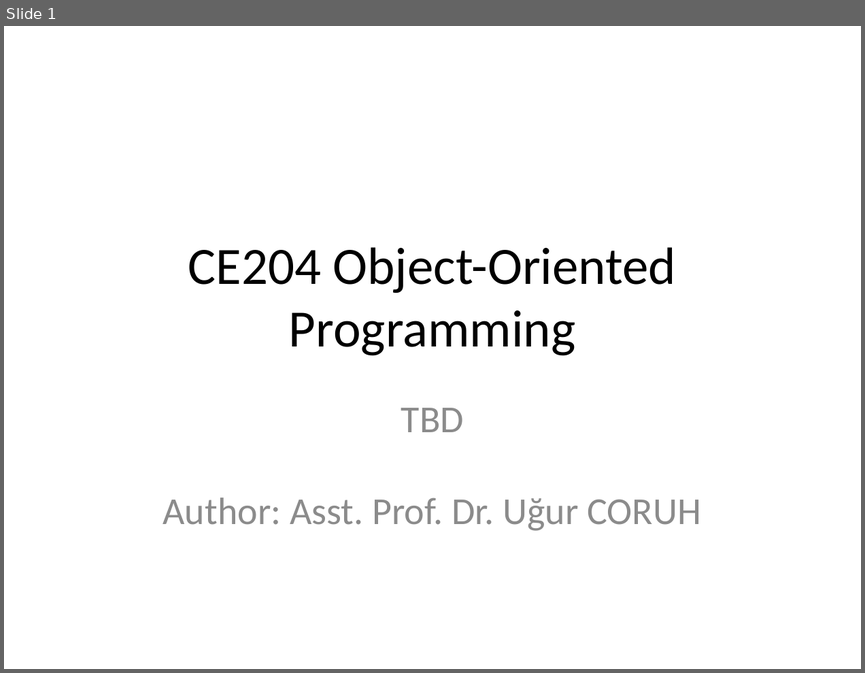
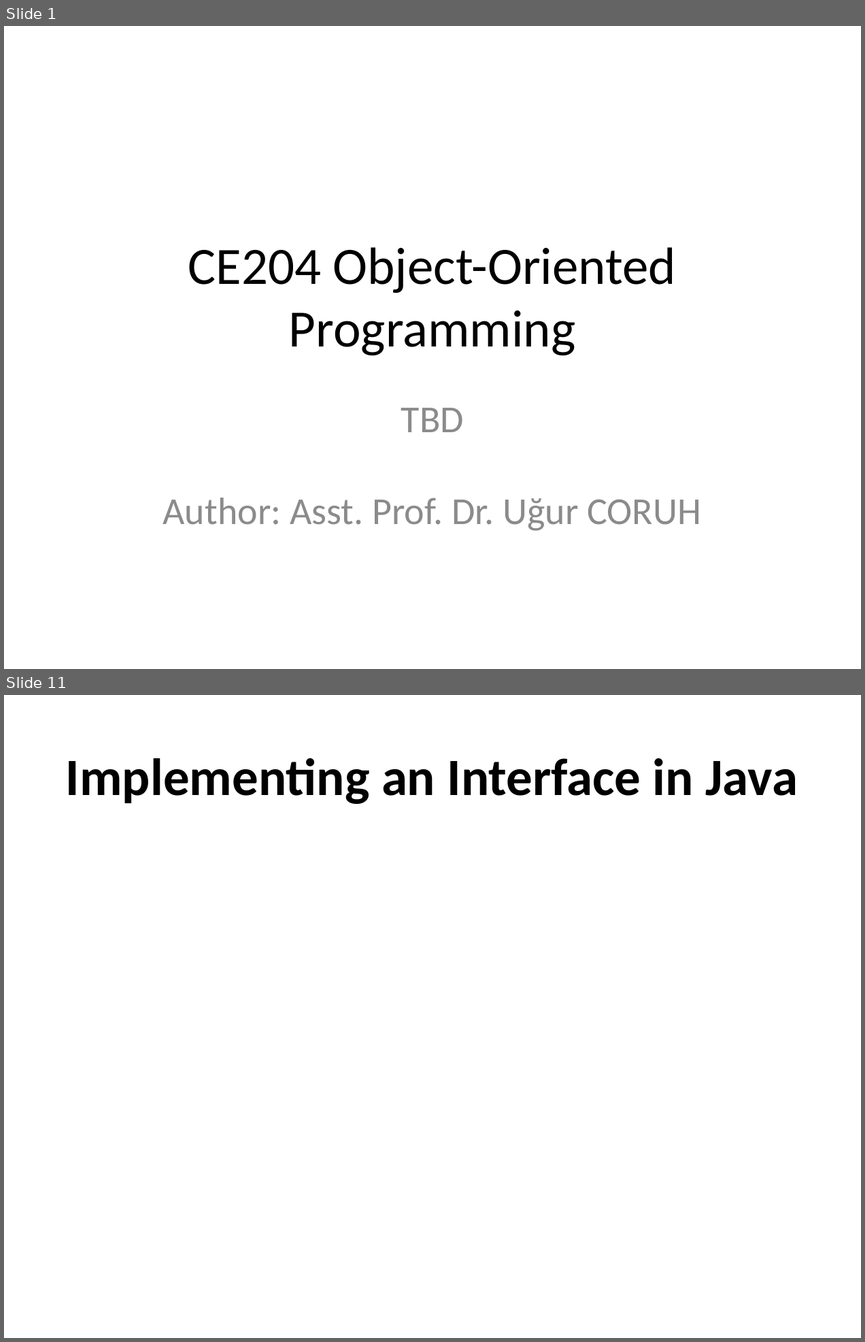
Before and after one commit to ucoruh/ce204-object-oriented-programming, a slide deck: docs/week-3/ce204-week-3.md_word.pptx. Shown one above the other, each under a label of ours: slide 1 before the commit, slides 1 and 11 after it; the slides between them are not shown. The pictures are 865x673 and 865x1342 pixels, drawn with LibreOffice and Linux fonts; fonts in the diff are those of the drawing. Boxes give left, top, right and bottom in pixels: in the first picture for what was removed or moved away, otherwise in the second. Text is boxed around its words. In the diff, an @@ line names an element or a change of style, - is before the commit and + after.

```diff
--- a/docs/week-3/ce204-week-3.md_word.pptx
+++ b/docs/week-3/ce204-week-3.md_word.pptx
@@ slide 11 added at box(4, 695, 861, 1338), background #FFFFFF @@
@@ title added at box(66, 758, 798, 804), 44 pt, text #000000, bold @@
+Implementing an Interface in Java
```
Also in this commit, not shown: 1 slide changed, 74 other slides added, 4 slides removed, 8 other files.
